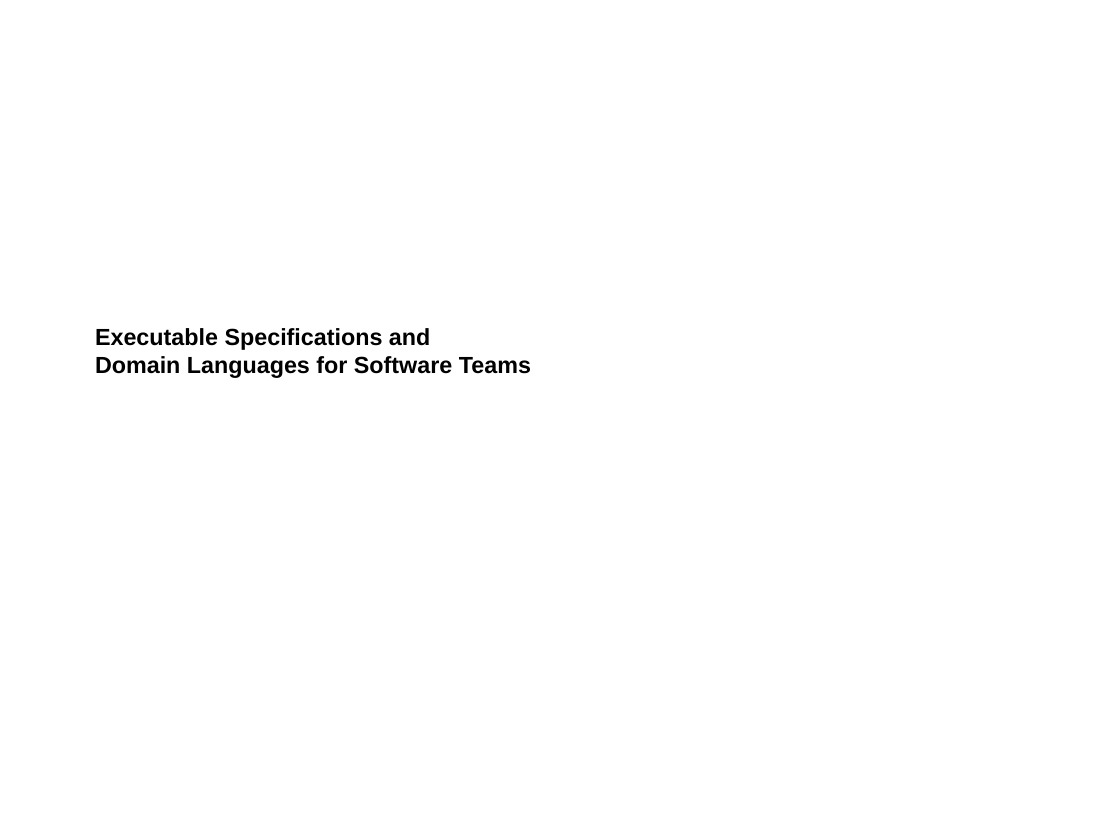
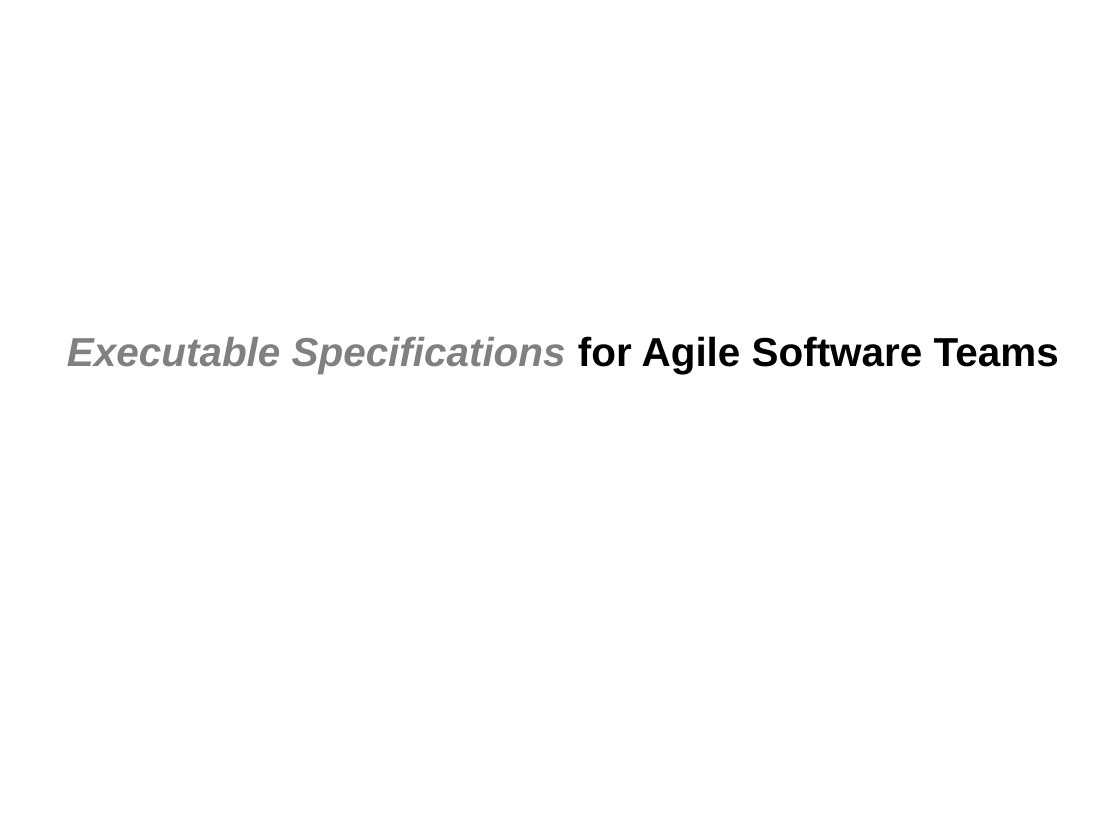
Before and after one commit to jgoodsen/agile2010, a slide deck: slide 1 of dsl.ppt. Drawn at 1120x840 pixels with LibreOffice and Linux fonts; fonts in the diff are those of the drawing; background and template pictures are left out. Boxes give left, top, right and bottom in pixels: in the first picture for what was removed or moved away, otherwise in the second. Text is boxed around its words. In the diff, an @@ line names an element or a change of style, - is before the commit and + after.

```diff
--- a/dsl.ppt
+++ b/dsl.ppt
@@ title at bbox=[67, 336, 1059, 374]: text changed; size 15 to 26 pt; text colour #000000 to #808080; italic on @@
-Executable Specifications and
-Domain Languages for Software Teams
+Executable Specifications for Agile Software Teams
```
Also in this commit, not shown: 3 other slides changed, 6 slides added, 18 slides removed, 7 other files.
